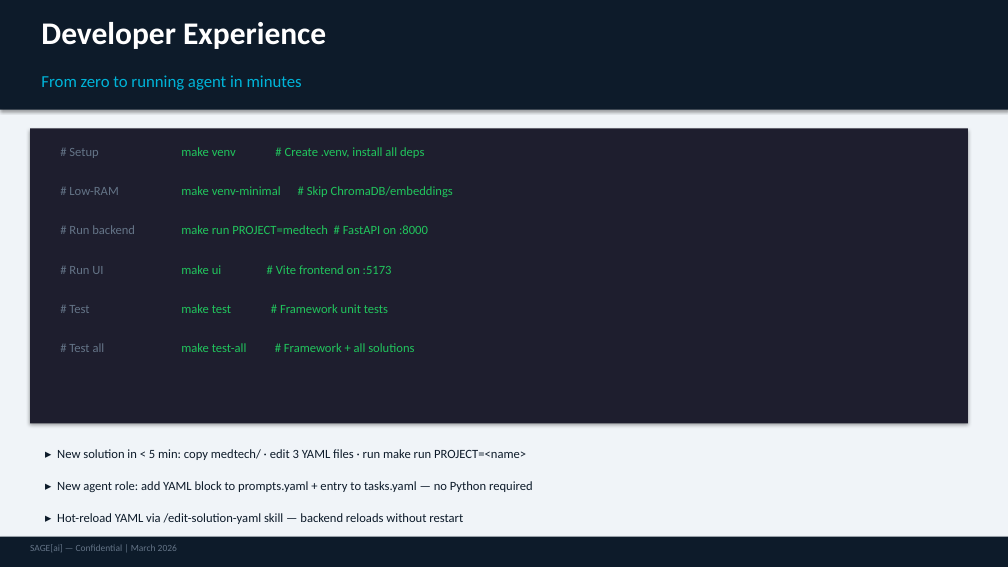
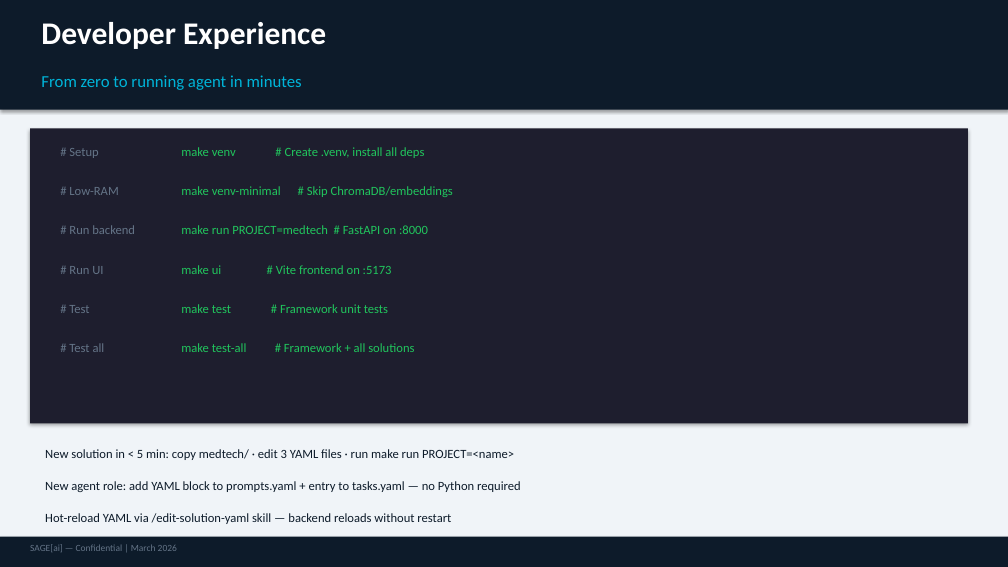
Before and after one commit to Sumanharapanahalli/SAGE, a slide deck: slide 11 of docs/SageAI_Tech_Pitch.pptx. Drawn at 1008x567 pixels with LibreOffice and Linux fonts; fonts in the diff are those of the drawing. Boxes give left, top, right and bottom in pixels: in the first picture for what was removed or moved away, otherwise in the second. Text is boxed around its words. In the diff, an @@ line names an element or a change of style, - is before the commit and + after.

```diff
--- a/docs/SageAI_Tech_Pitch.pptx
+++ b/docs/SageAI_Tech_Pitch.pptx
@@ text at (x1=45, y1=449, x2=514, y2=460): text changed @@
-▸ New solution in < 5 min: copy medtech/ · edit 3 YAML files · run make run PROJECT=<name>
+New solution in < 5 min: copy medtech/ · edit 3 YAML files · run make run PROJECT=<name>
@@ text at (x1=45, y1=481, x2=521, y2=492): text changed @@
-▸ New agent role: add YAML block to prompts.yaml + entry to tasks.yaml — no Python required
+New agent role: add YAML block to prompts.yaml + entry to tasks.yaml — no Python required
@@ text at (x1=45, y1=513, x2=451, y2=524): text changed @@
-▸ Hot-reload YAML via /edit-solution-yaml skill — backend reloads without restart
+Hot-reload YAML via /edit-solution-yaml skill — backend reloads without restart
```
Also in this commit, not shown: 7 other slides changed, 3 other files.
